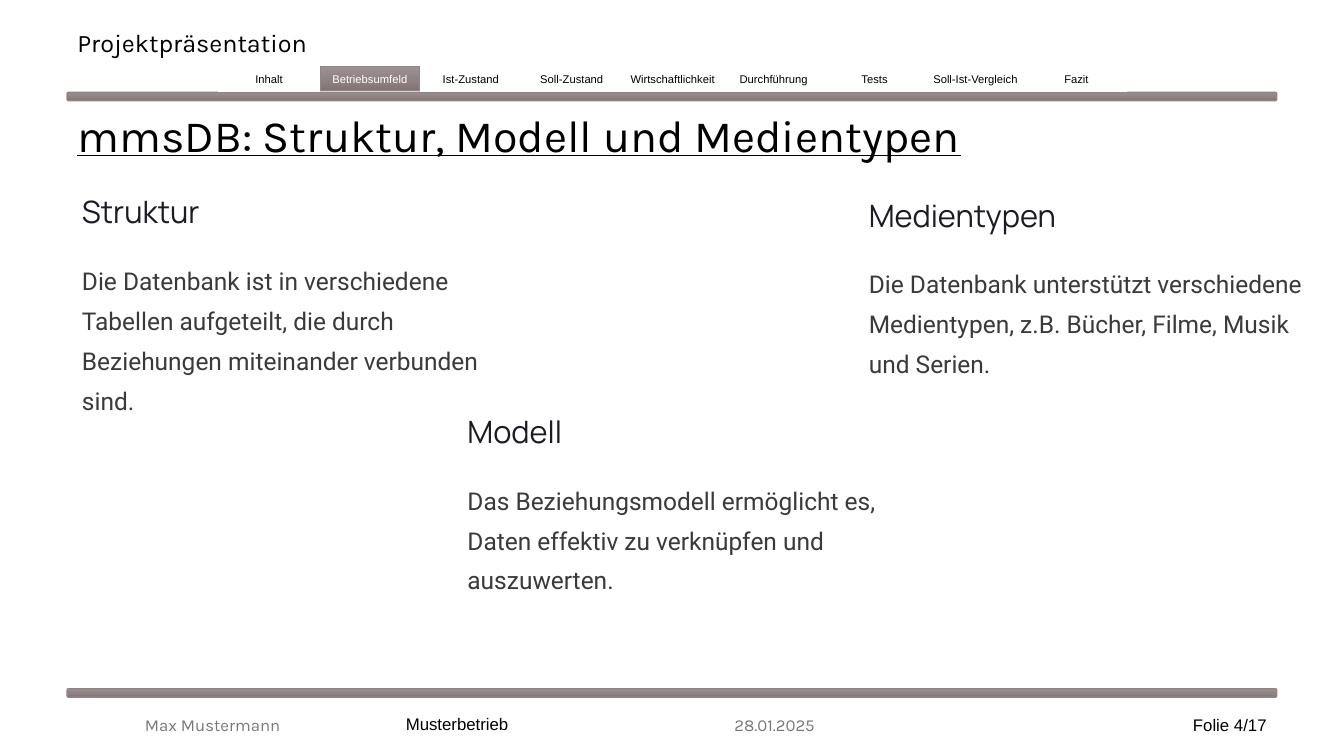
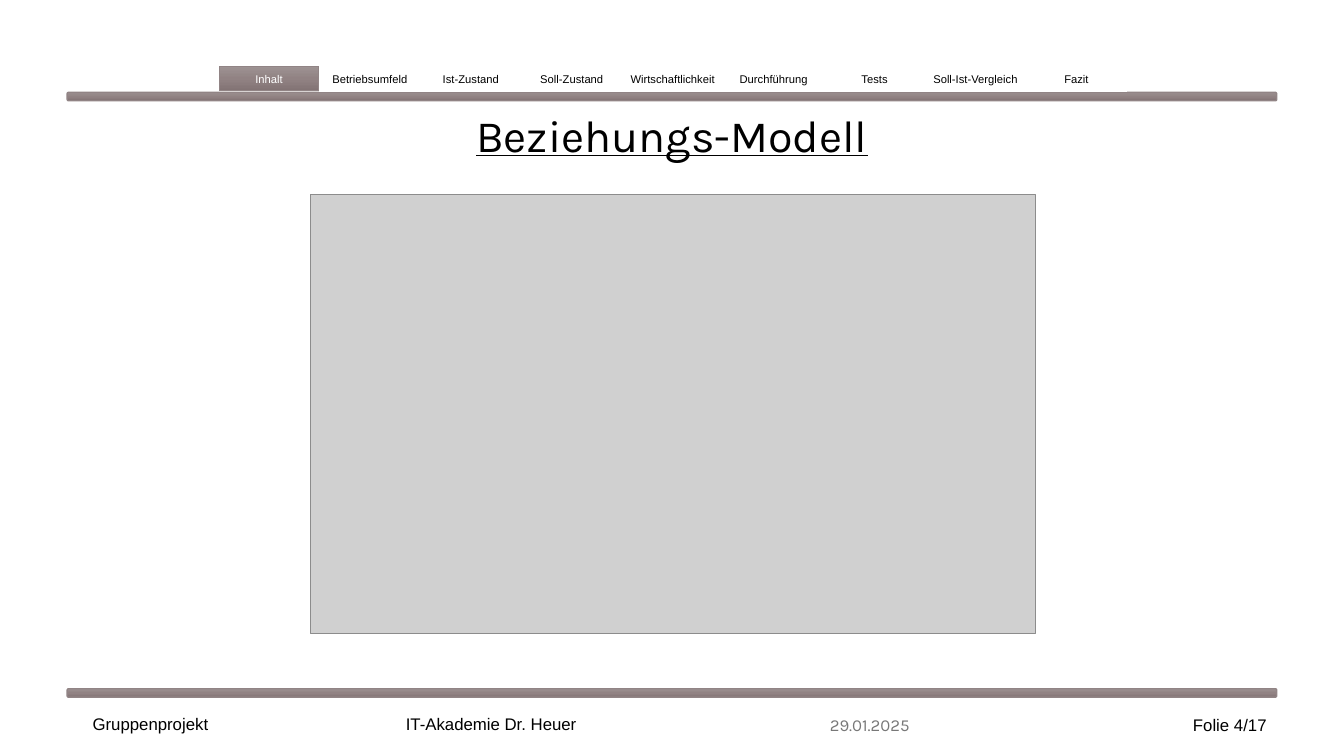
Before and after one commit to EkaterinaShmeleva/MediaManagementSystem, a slide deck: slide 4 of Medienverwaltungsdatenbank Gruppe1.pptx. Drawn at 1344x756 pixels with LibreOffice and Linux fonts; fonts in the diff are those of the drawing; grey boxes stand for pictures. Boxes give left, top, right and bottom in pixels: in the first picture for what was removed or moved away, otherwise in the second. Text is boxed around its words. In the diff, an @@ line names an element or a change of style, - is before the commit and + after.

Commit message:
Präsentation Inhalt aufgebaut

```diff
--- a/Medienverwaltungsdatenbank Gruppe1.pptx
+++ b/Medienverwaltungsdatenbank Gruppe1.pptx
@@ title removed at (77,34,307,58) @@
-Projektpräsentation
@@ rectangle "Inhalt" at (220,67,319,91): text colour #000000 to #FFFFFF; fill #FFFFFF to gradient #9D9293 to #928384 to #827475; outline #FFFFFF 1.5 pt to #918485 1 pt @@
@@ rectangle "Betriebsumfeld" at (321,67,419,91): text colour #FFFFFF to #000000; fill gradient #9D9293 to #928384 to #827475 to #FFFFFF; outline #918485 1 pt to #FFFFFF 1.5 pt @@
@@ text at (476,121,867,163): text changed @@
-mmsDB: Struktur, Modell und Medientypen
+Beziehungs-Modell
@@ text removed at (82,200,199,224) @@
-Struktur
@@ picture added at (311,195,1035,633) @@
@@ text removed at (869,204,1056,235) @@
-Medientypen
@@ text removed at (82,271,478,411) @@
-Die Datenbank ist in verschiedene Tabellen aufgeteilt, die durch Beziehungen miteinander verbunden sind.
@@ text removed at (869,274,1301,374) @@
-Die Datenbank unterstützt verschiedene Medientypen, z.B. Bücher, Filme, Musik und Serien.
@@ text removed at (467,420,562,444) @@
-Modell
@@ text removed at (467,491,875,590) @@
-Das Beziehungsmodell ermöglicht es, Daten effektiv zu verknüpfen und auszuwerten.
@@ text at (93,718,209,734): text changed; font Karla to Arial; text colour #797979 to #000000 @@
-Max Mustermann
+Gruppenprojekt
@@ text at (406,718,577,730): text changed @@
-Musterbetrieb
+IT-Akademie Dr. Heuer
@@ text at (830,720,910,731): text changed @@
-28.01.2025
+29.01.2025
```
Also in this commit, not shown: 12 other slides changed, 1 slide added, 1 slide removed, 1 other file.
